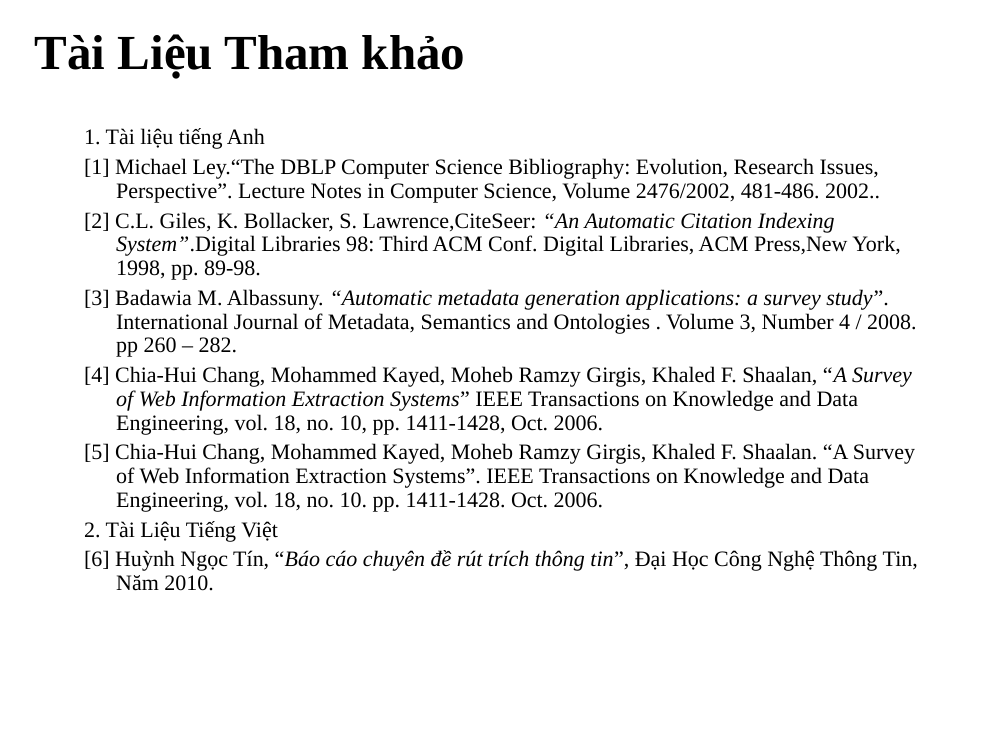
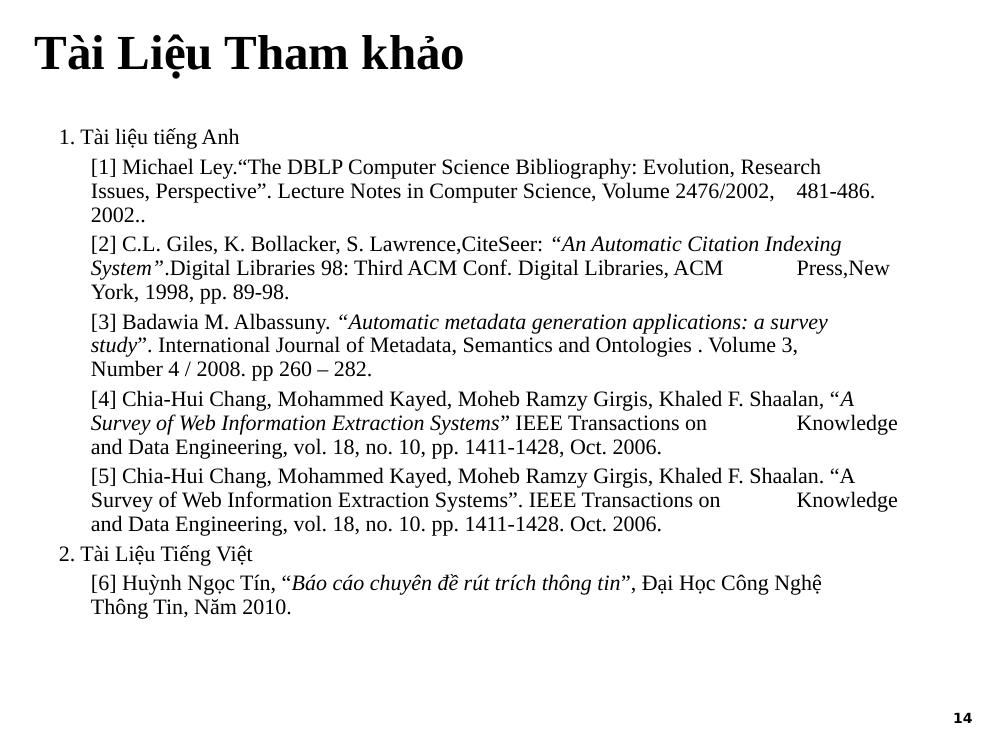
Before and after one commit to tiendv/detaitotnghiep, a slide deck: slide 15 of Report/Slide Baove/Final_slide.ppt. Drawn at 1008x756 pixels with LibreOffice and Linux fonts; fonts in the diff are those of the drawing; background and template pictures are left out. Boxes give left, top, right and bottom in pixels: in the first picture for what was removed or moved away, otherwise in the second. Text is boxed around its words. In the diff, an @@ line names an element or a change of style, - is before the commit and + after.

```diff
--- a/Report/Slide Baove/Final_slide.ppt
+++ b/Report/Slide Baove/Final_slide.ppt
@@ text "1. Tài liệu tiếng Anh" rewrapped from [84, 128, 918, 591] to [59, 128, 898, 619] @@
@@ text added at [953, 712, 972, 723], 10 pt, text #000000, bold @@
+14
```
Also in this commit, not shown: 14 other slides changed.
